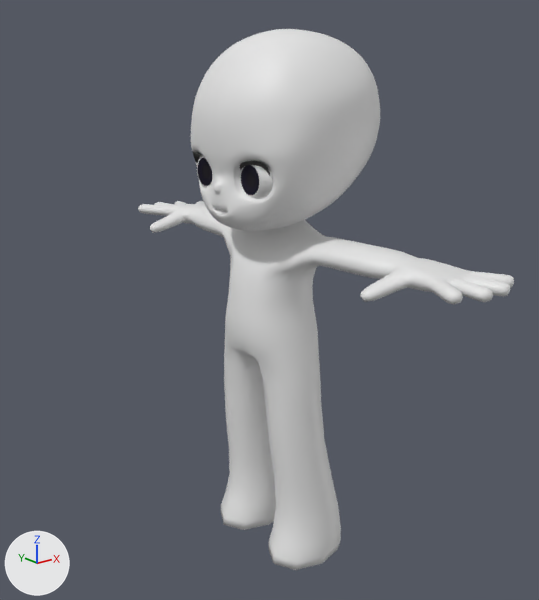
The Blender file Assets/3D Models/chibiBody.blend: old version first, new version second.
Rendered twice from a 50 mm lens placed at (-1.87, -2.32, 0.94), pointed at (-0.01, 0.0, 0.01). The lights are fixed; the arrows at lower left show +X, +Y and +Z.

The first picture shows 'Body', 'Eyeball', 'Eyelash', 'Head'.
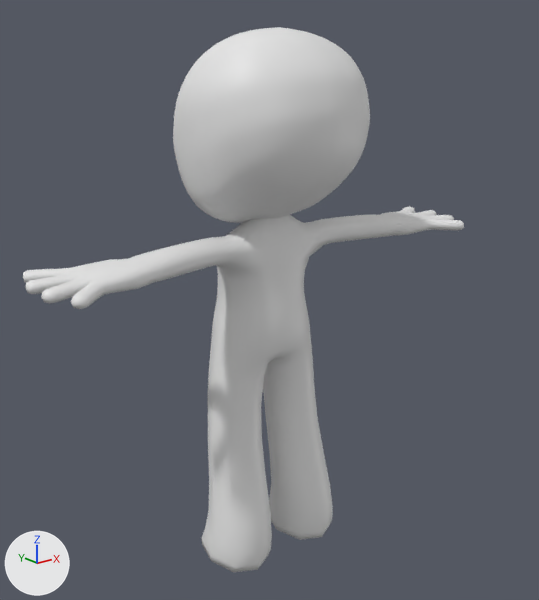
Pixel boxes (x1, y1, x2, y2) of what changed, in the pictures (539 x 600 px):
'Body', reshaped, moved, turned, rescaled
    before: (138, 201, 514, 570)
    after: (23, 27, 464, 572)
'Head', deleted
    before: (191, 29, 380, 231)
'Eyeball', deleted
    before: (197, 155, 273, 199)
part 1 of me_cube_001, added
    after: (173, 27, 370, 223)
part 2 of me_cube_006, recoloured
    before: (193, 151, 270, 176)

Patch to the scene script:
```diff
--- a/Assets/3D Models/chibiBody.blend.py
+++ b/Assets/3D Models/chibiBody.blend.py
@@ me_cube_001 @@
 # used by ob_body; location = (0.0, 0.0, 0.073); scale = (1.0, 1.0, -0.317)
-me_cube_001.from_pydata(...)  # 1103 vertices, 1096 faces; spans x -0.17..0.3, y -1.01..1.01, z -0.96..3.81
+me_cube_001.from_pydata(...)  # 11584 vertices, 11504 faces; spans x -0.28..0.42, y -1.01..1.01, z -3.17..3.81
+# me_cube_001 part 1: a new loose piece of 10481 vertices spanning x -0.28..0.42, y -0.36..0.36, z -3.17..-0.81
@@ me_cube_006 @@
 # used by ob_eyelash; location = (0.074, 0.0, 0.738); scale = (0.447, 0.467, 0.447)
-me_cube_006.from_pydata(...)  # 43 vertices, 24 faces; spans x -0.711..-0.6, y -0.515..-0.213, z -0.377..-0.255
+me_cube_006.from_pydata(...)  # 2138 vertices, 2100 faces; spans x -0.711..-0.23, y -0.534..0.534, z -0.66..-0.192
+# me_cube_006 part 2: 24 faces spanning x -0.711..-0.6, y -0.515..-0.213, z -0.377..-0.255 switch from no material to mat_material_001 (black #000000)
+me_cube_006.materials.append(mat_eyes_white)  # white #e7e7e7
+me_cube_006.materials.append(mat_eyes_in)  # black #110b28
+me_cube_006.materials.append(mat_eyes_deep)  # black #07000e
@@ ob_body @@
 ob_body = bpy.data.objects.new('Body', me_cube_001)
-ob_body.location = (0.0, 0.0, 0.073)
-ob_body.scale = (1.0, 1.0, -0.317)
+ob_body.location = (-0.024, 0.034, 0.073)
+ob_body.rotation_euler = (0.0, 0.0, 1.571)  # degrees (0, 0, 90)
+ob_body.scale = (-1.0, -1.0, -0.317)
@@ ob_head @@
-ob_head = bpy.data.objects.new('Head', me_cube)
-ob_head.location = (0.084, 0.0, 0.738)
-ob_head.scale = (0.447, 0.467, 0.447)
-_m = ob_head.modifiers.new('Mirror', 'MIRROR')
-_m.use_axis = (False, True, False)
-_m.use_clip = True
@@ ob_eyeball @@
-ob_eyeball = bpy.data.objects.new('Eyeball', me_sphere)
-ob_eyeball.location = (-0.134, 0.145, 0.547)
-ob_eyeball.rotation_euler = (0.0, 1.571, 3.142)  # degrees (0, 90, 180)
-ob_eyeball.scale = (0.105, 0.105, 0.105)
-ob_eyeball.material_slots[0].link = 'OBJECT'; ob_eyeball.material_slots[0].material = mat_eyes_white  # white #e7e7e7
-ob_eyeball.material_slots[1].link = 'OBJECT'; ob_eyeball.material_slots[1].material = mat_eyes_in  # black #110b28
-ob_eyeball.material_slots[2].link = 'OBJECT'; ob_eyeball.material_slots[2].material = mat_eyes_deep  # black #07000e
-_m = ob_eyeball.modifiers.new('Mirror', 'MIRROR')
-_m.use_axis = (False, True, False)
-_m.mirror_object = ob_head
```
